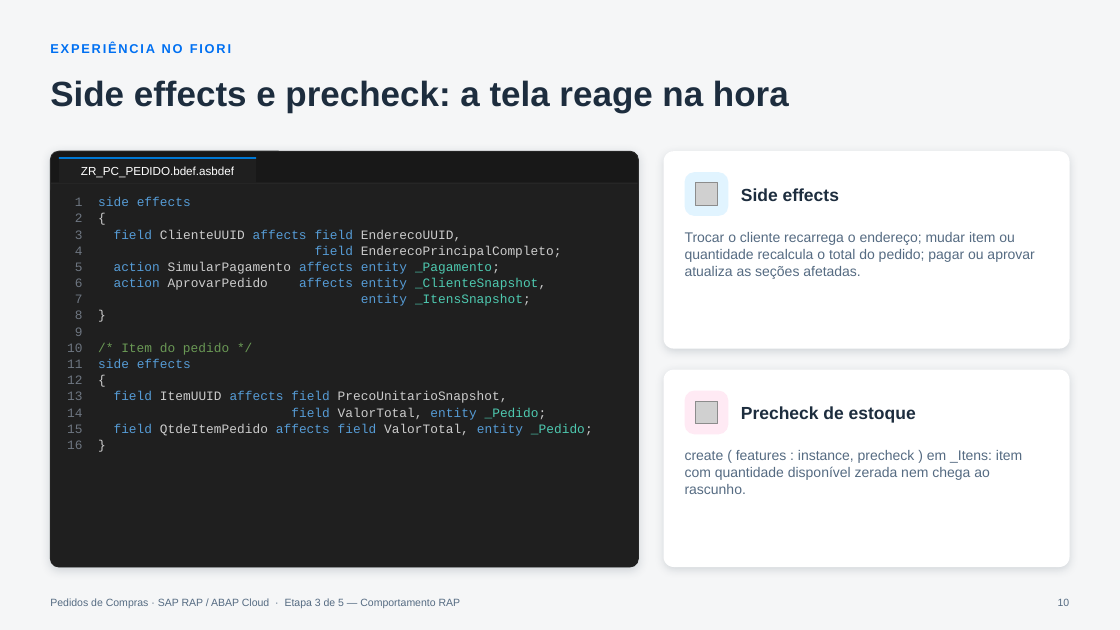
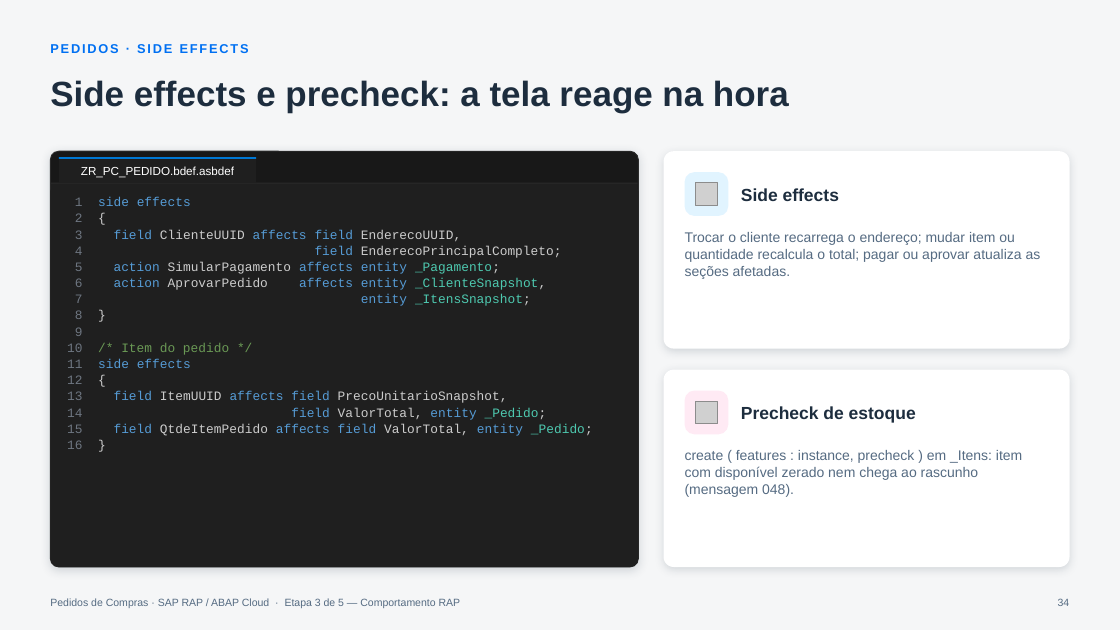
Before and after one commit to AdrianoBispo/sap-abap-rap-pedidos-de-compras-app, a slide deck: slide 34 of docs/apresentacoes/03-comportamento-rap.pptx (slide 10 before the commit). Drawn at 1120x630 pixels with LibreOffice and Linux fonts; fonts in the diff are those of the drawing; grey boxes stand for pictures. Boxes give left, top, right and bottom in pixels: in the first picture for what was removed or moved away, otherwise in the second. Text is boxed around its words. In the diff, an @@ line names an element or a change of style, - is before the commit and + after.

```diff
--- a/docs/apresentacoes/03-comportamento-rap.pptx
+++ b/docs/apresentacoes/03-comportamento-rap.pptx
@@ text at bbox=[50, 44, 249, 53]: text changed @@
-EXPERIÊNCIA NO FIORI
+PEDIDOS · SIDE EFFECTS
@@ text at bbox=[685, 232, 1041, 279]: text changed @@
-Trocar o cliente recarrega o endereço; mudar item ou quantidade recalcula o total do pedido; pagar ou aprovar atualiza as seções afetadas.
+Trocar o cliente recarrega o endereço; mudar item ou quantidade recalcula o total; pagar ou aprovar atualiza as seções afetadas.
@@ text at bbox=[685, 450, 1022, 497]: text changed @@
-create ( features : instance, precheck ) em _Itens: item com quantidade disponível zerada nem chega ao rascunho.
+create ( features : instance, precheck ) em _Itens: item com disponível zerado nem chega ao rascunho (mensagem 048).
@@ page number at bbox=[1058, 598, 1070, 606]: text changed @@
-10
+34
```
Also in this commit, not shown: 10 other slides changed, 27 slides added, 1 slide removed.
